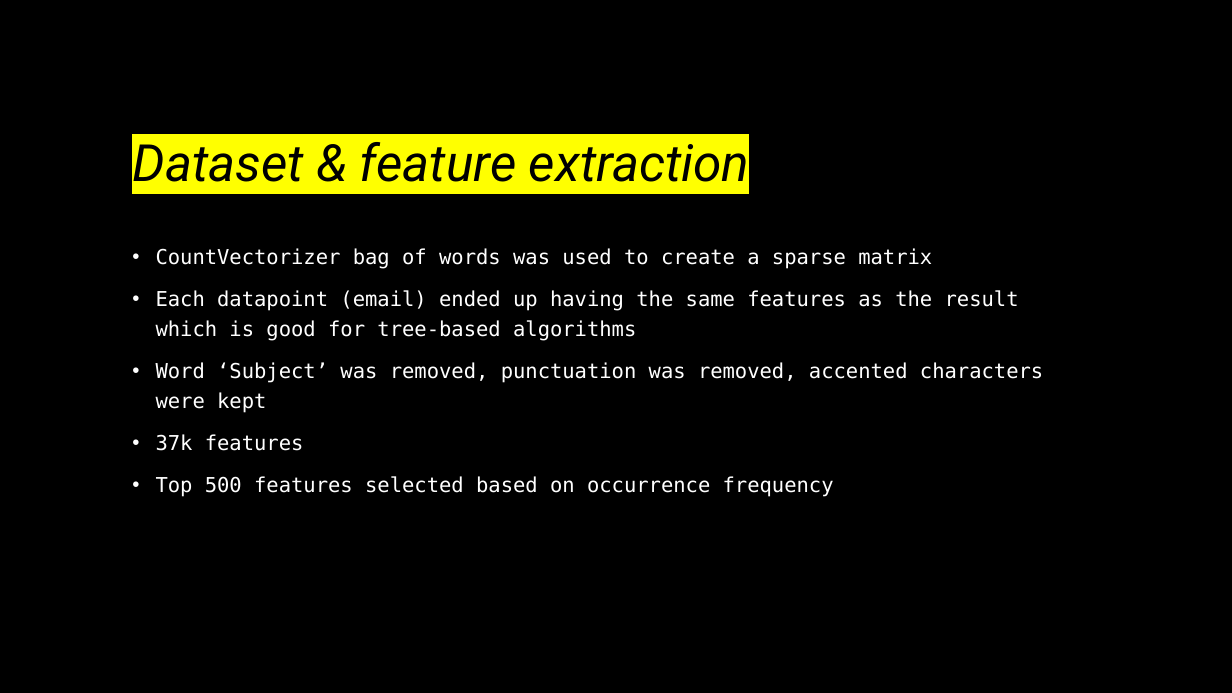
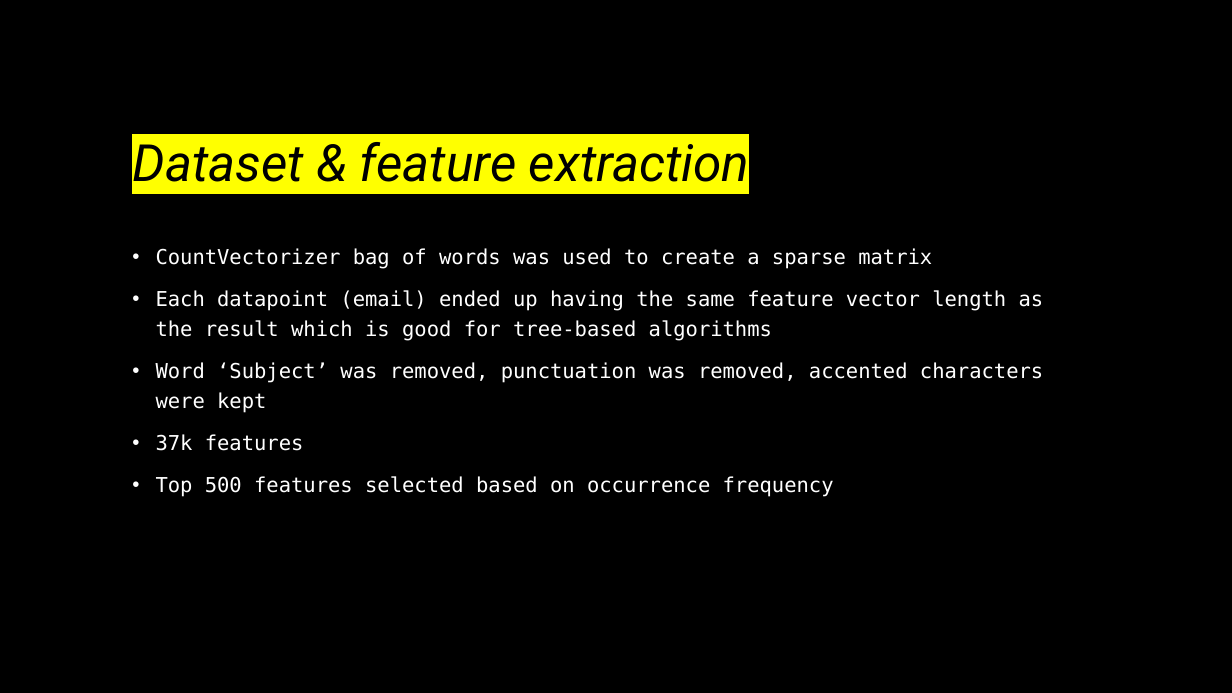
Before and after one commit to adobiss/ai-ml-portfolio, a slide deck: slide 5 of XGBoost_spam_filter/XGBoost_spam_filter.pptx. Drawn at 1232x693 pixels with LibreOffice and Linux fonts; fonts in the diff are those of the drawing. Boxes give left, top, right and bottom in pixels: in the first picture for what was removed or moved away, otherwise in the second. Text is boxed around its words. In the diff, an @@ line names an element or a change of style, - is before the commit and + after.

```diff
--- a/XGBoost_spam_filter/XGBoost_spam_filter.pptx
+++ b/XGBoost_spam_filter/XGBoost_spam_filter.pptx
@@ text at <box>156,290,1044,341</box>: text changed @@
-• Each datapoint (email) ended up having the same features as the result which is good for tree-based algorithms
+• Each datapoint (email) ended up having the same feature vector length as the result which is good for tree-based algorithms
```
Also in this commit, not shown: 3 other slides changed, 1 other file.
